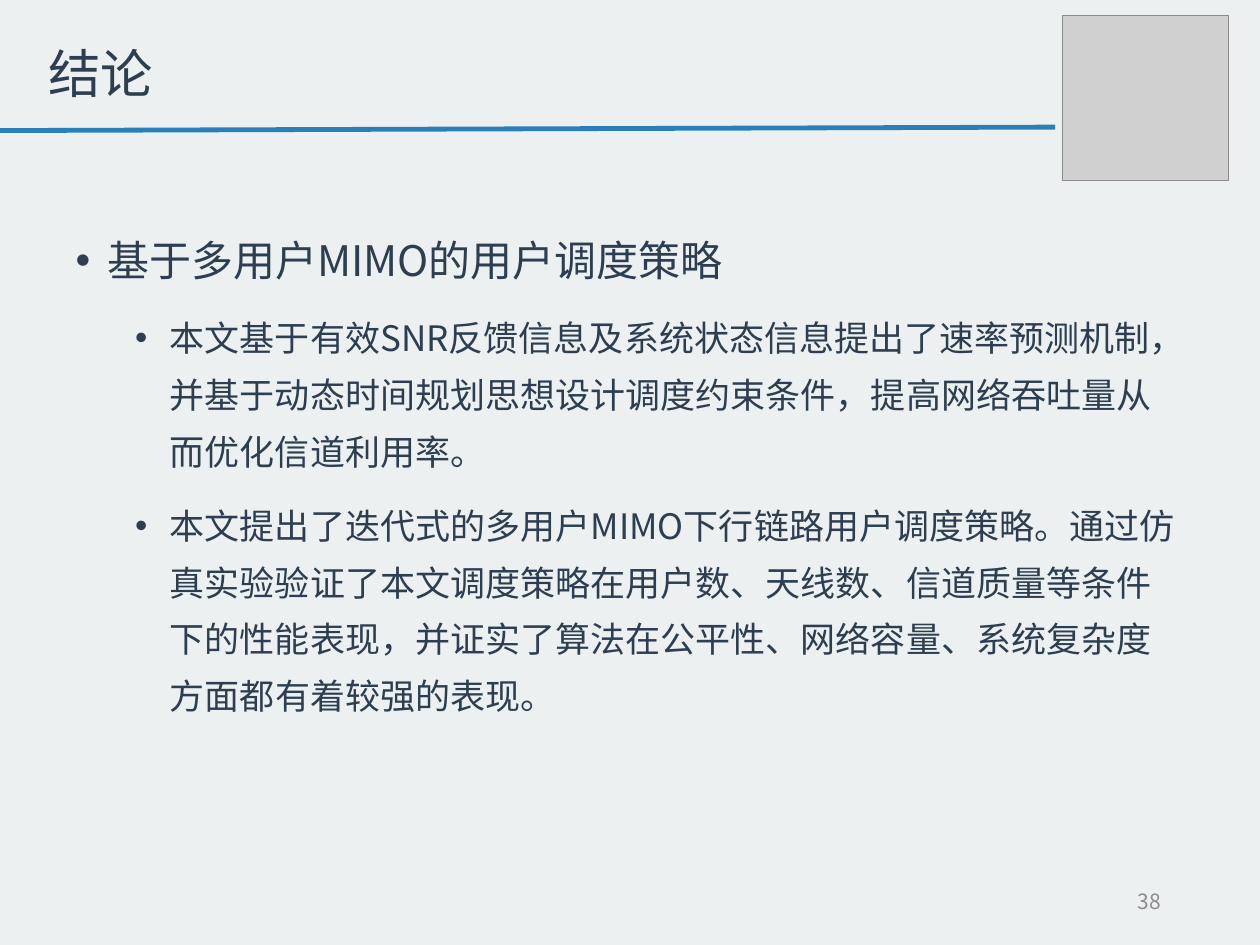
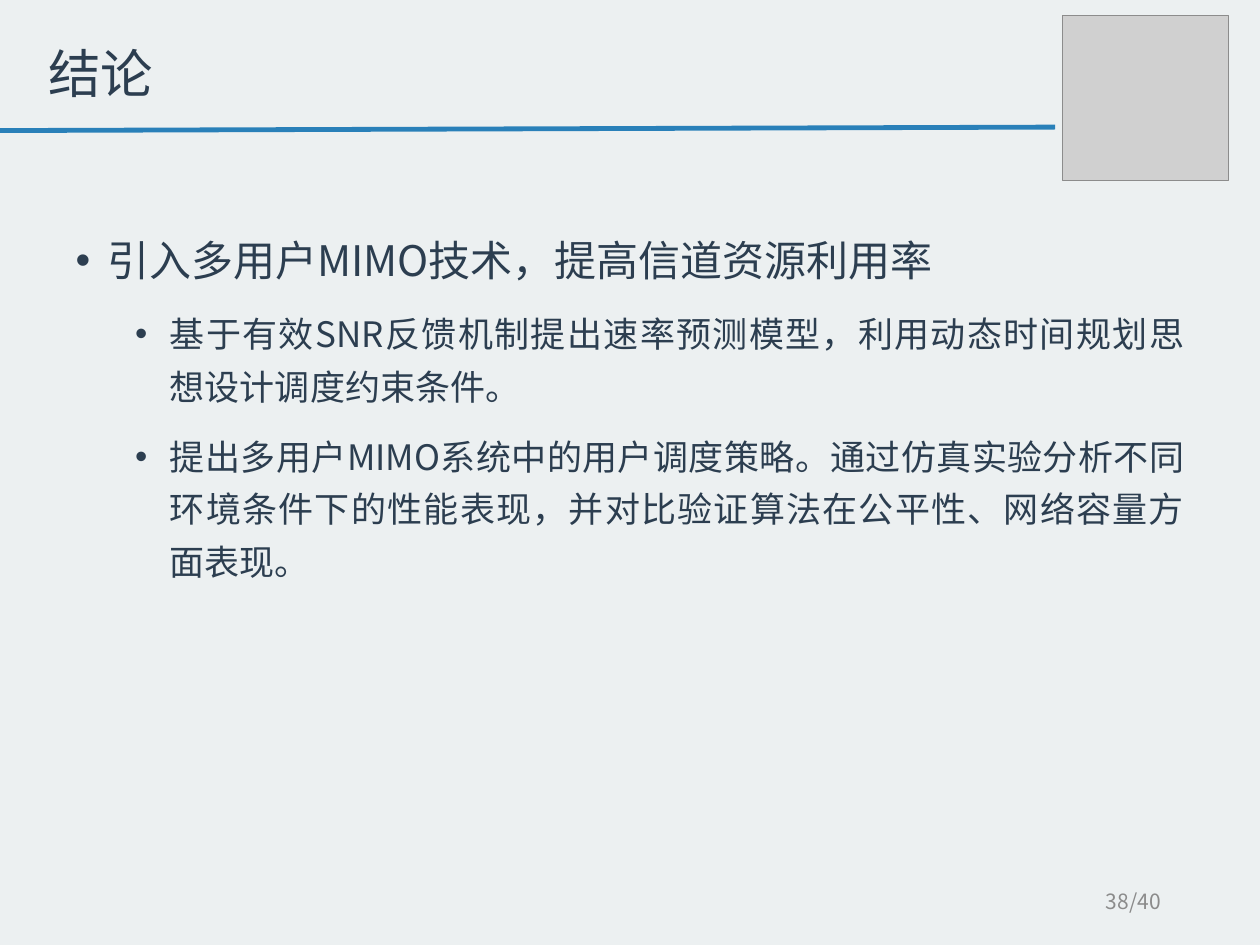
Before and after one commit to tangzhaoshu/playground, a slide deck: slide 38 of ResearchWork/毕业答辩--唐兆树.pptx. Drawn at 1260x945 pixels with LibreOffice and Linux fonts; fonts in the diff are those of the drawing; grey boxes stand for pictures. Boxes give left, top, right and bottom in pixels: in the first picture for what was removed or moved away, otherwise in the second. Text is boxed around its words. In the diff, an @@ line names an element or a change of style, - is before the commit and + after.

```diff
--- a/ResearchWork/毕业答辩--唐兆树.pptx
+++ b/ResearchWork/毕业答辩--唐兆树.pptx
@@ text at bbox=[107, 240, 1184, 578]: text changed @@
-• 基于多用户MIMO的用户调度策略
-• 本文基于有效SNR反馈信息及系统状态信息提出了速率预测机制，并基于动态时间规划思想设计调度约束条件，提高网络吞吐量从而优化信道利用率。
-• 本文提出了迭代式的多用户MIMO下行链路用户调度策略。通过仿真实验验证了本文调度策略在用户数、天线数、信道质量等条件下的性能表现，并证实了算法在公平性、网络容量、系统复杂度方面都有着较强的表现。
+• 引入多用户MIMO技术，提高信道资源利用率
+• 基于有效SNR反馈机制提出速率预测模型，利用动态时间规划思想设计调度约束条件。
+• 提出多用户MIMO系统中的用户调度策略。通过仿真实验分析不同环境条件下的性能表现，并对比验证算法在公平性、网络容量方面表现。
@@ page number at bbox=[1106, 892, 1161, 913]: text changed @@
-38
+38/40
```
Also in this commit, not shown: 23 other slides changed, 1 slide added, 18 other files.
